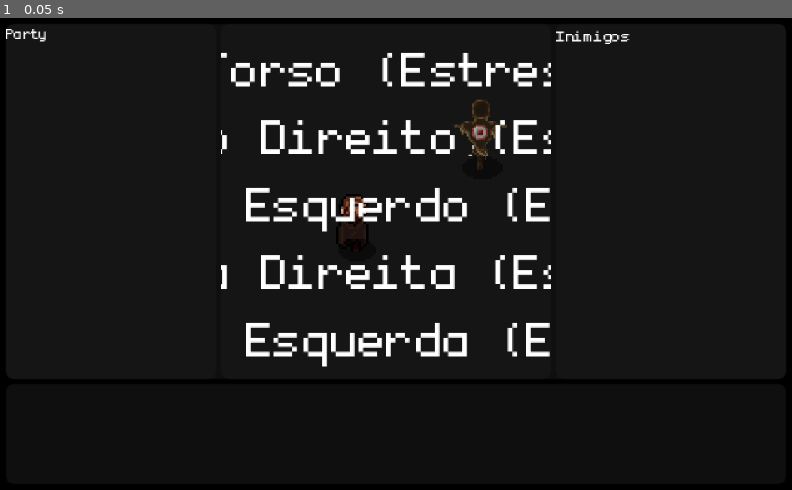
Above: before the commit, frame 1.
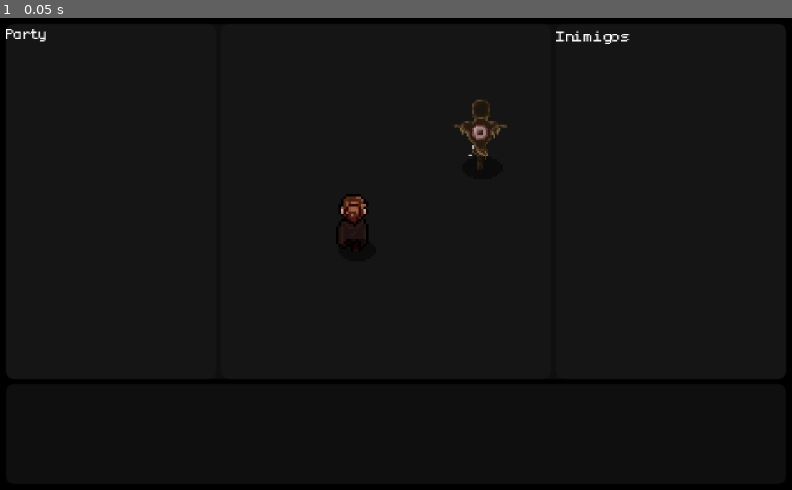
Above: after the commit, the same moment.

Repository: Matheus-Nogueira1/PelequeticosClube
Game: Godot game, scene res://scenes/battle/combat.tscn
Same seed, same stepped clock (60 frames per second), same inputs: the game is played once before the commit and once after it. This scene is started directly instead of the project's main scene.
Inputs:
- Up to frame 1 (0.05 s): no input

The runs differ from the first frame. In frame 1, 4.5% of the frame differs, in the area x 27-70%, y 7-74%.

Commit message:
Deu certo

Diff:
--- a/ascencaozeta-pelequeta/scenes/battle/combat.tscn
+++ b/ascencaozeta-pelequeta/scenes/battle/combat.tscn
@@ -20,7 +20,6 @@
 [ext_resource type="Texture2D" uid="uid://8x7ih6p7xxqo" path="res://assets/Inimigos/Dummy_Template_Dodge-Sheet.png" id="14_j6so4"]
 [ext_resource type="Texture2D" uid="uid://cb08borecgw6v" path="res://assets/Inimigos/Dummy_Template_Hit-Sheet.png" id="15_iphor"]
 [ext_resource type="Texture2D" uid="uid://bknmpatpexsxl" path="res://assets/Inimigos/Dummy_Template_Morrendo-Sheet.png" id="16_acp53"]
-[ext_resource type="PackedScene" uid="uid://dnyfv6ohwdxhc" path="res://scenes/battle/seletor-corpo.tscn" id="19_omrhf"]
 
 [sub_resource type="AtlasTexture" id="AtlasTexture_f0agn"]
 atlas = ExtResource("4_m1xb0")
@@ -1209,9 +1208,6 @@
 script = ExtResource("5_8we11")
 metadata/_edit_lock_ = true
 
-[node name="Control" parent="MarginContainer/VBoxContainer/TopBar/VBoxContainer/HBoxContainer/Battlefield" unique_id=1775997112 instance=ExtResource("19_omrhf")]
-layout_mode = 2
-
 [node name="EnemyPanel" type="PanelContainer" parent="MarginContainer/VBoxContainer/TopBar/VBoxContainer/HBoxContainer" unique_id=1029187186]
 unique_name_in_owner = true
 custom_minimum_size = Vector2(92, 0)
--- a/ascencaozeta-pelequeta/scripts/battle/combat_manager.gd
+++ b/ascencaozeta-pelequeta/scripts/battle/combat_manager.gd
@@ -5,7 +5,7 @@
 const RolagemDadosD6 = preload("res://scripts/battle/rolagens-dados-d6.gd")
 const CENA_MAPA: String = "res://scenes/mapas/CabanaElizabeth.tscn"
 const CENA_DADO_D6: PackedScene = preload(
-	"res://scenes/testes/rolagem-dado.tscn"
+    "res://scenes/testes/rolagem-dado.tscn"
 )
 
 var dados_visuais: Array[RolagemD6] = []
@@ -759,6 +759,59 @@
 # ============================================================================
 # PROCESSAMENTO DE ATAQUE
 # ============================================================================
+func _limpar_dados_visuais() -> void:
+	for dado in dados_visuais:
+		if is_instance_valid(dado):
+			dado.queue_free()
+
+	dados_visuais.clear()
+
+
+func _rolar_dados_visuais(regioes: Array[String]) -> Array[int]:
+	if dados_em_animacao:
+		return []
+
+	dados_em_animacao = true
+	_limpar_dados_visuais()
+
+	var quantidade: int = clampi(regioes.size(), 1, 5)
+	var resultados: Array[int] = []
+
+	# Sorteia uma única vez. Os mesmos valores serão usados no combate.
+	for i in range(quantidade):
+		resultados.append(randi_range(1, 6))
+
+	var espacamento: float = 23.0
+	var largura_total: float = (quantidade - 1) * espacamento
+	var inicio_x: float = -largura_total / 2.0
+
+	for i in range(quantidade):
+		var instancia := CENA_DADO_D6.instantiate()
+		var dado := instancia as RolagemD6
+
+		if dado == null:
+			push_error(
+                "[CombatManager] A cena do dado não possui o script RolagemD6."
+			)
+			instancia.queue_free()
+			_limpar_dados_visuais()
+			dados_em_animacao = false
+			return []
+
+		battlefield.add_child(dado)
+		dado.position = Vector2(
+			battlefield.size.x / 2.0 + inicio_x + i * espacamento,
+			battlefield.size.y / 2.0 - 40.0
+		)
+		dado.scale = Vector2(1.25, 1.25)
+		dados_visuais.append(dado)
+
+	# Anima todos os dados; cada face corresponde ao resultado sorteado.
+	for i in range(dados_visuais.size()):
+		await dados_visuais[i].rodar_e_mostrar_face(resultados[i])
+
+	dados_em_animacao = false
+	return resultados
 
 func _processar_ataque(
 	atacante: CombatenteData,
@@ -776,6 +829,7 @@
 
 	if resultados_dados.is_empty():
 		push_error("[CombatManager] Não foi possível concluir a rolagem dos dados.")
+		_limpar_dados_visuais()
 		_finalizar_acao()
 		return
 
@@ -983,6 +1037,7 @@
 	_finalizar_acao()
 	return
 func _finalizar_acao() -> void:
+	_limpar_dados_visuais()
 	acao_em_progresso = false
 	regioes_selecionadas.clear()
 	enemy_panel.desativar_seletor_alvo()
@@ -1124,59 +1179,3 @@
 	combatente["status"] = combatente["status"].filter(
 		func(s): return s["nome"] != status_nome
 	)
-
-func _limpar_dados_visuais() -> void:
-	# Remove os dados da rolagem anterior.
-	for dado in dados_visuais:
-		if is_instance_valid(dado):
-			dado.queue_free()
-
-	dados_visuais.clear()
-
-
-func _rolar_dados_visuais(regioes: Array[String]) -> Array[int]:
-	# Impede duas rolagens visuais simultâneas.
-	if dados_em_animacao:
-		return []
-
-	dados_em_animacao = true
-	_limpar_dados_visuais()
-
-	var quantidade: int = clampi(regioes.size(), 1, 5)
-	var resultados: Array[int] = []
-
-	# Sorteia os resultados que serão usados também pelas regras.
-	for i in range(quantidade):
-		resultados.append(randi_range(1, 6))
-
-	# Cria os dados dentro do Battlefield.
-	var largura: float = 16.0
-	var espacamento: float = 23.0
-	var largura_total: float = (quantidade - 1) * espacamento
-	var inicio_x: float = -largura_total / 2.0
-
-	for i in range(quantidade):
-		var instancia: Node = CENA_DADO_D6.instantiate()
-		var dado := instancia as RolagemD6
-
-		if dado == null:
-			push_error("A cena do dado não possui o script RolagemD6.")
-			instancia.queue_free()
-			continue
-
-		battlefield.add_child(dado)
-
-		dado.position = Vector2(
-			battlefield.size.x / 2.0 + inicio_x + i * espacamento,
-			battlefield.size.y / 2.0
-		)
-
-		dado.scale = Vector2(1.25, 1.25)
-		dados_visuais.append(dado)
-
-	# Anima cada dado com o resultado previamente sorteado.
-	for i in range(dados_visuais.size()):
-		await dados_visuais[i].rodar_e_mostrar_face(resultados[i])
-
-	dados_em_animacao = false
-	return resultados
